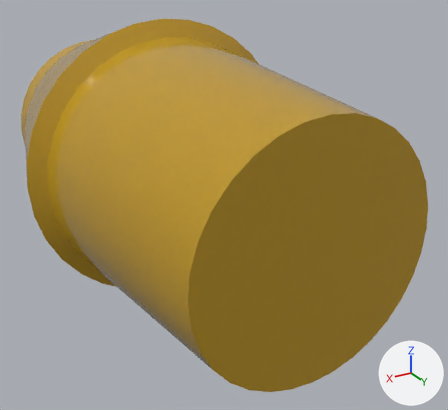
The FBX model Assets/_FBX/RoomObjects/Tools/ToolAbutment.fbx, before and after one commit.
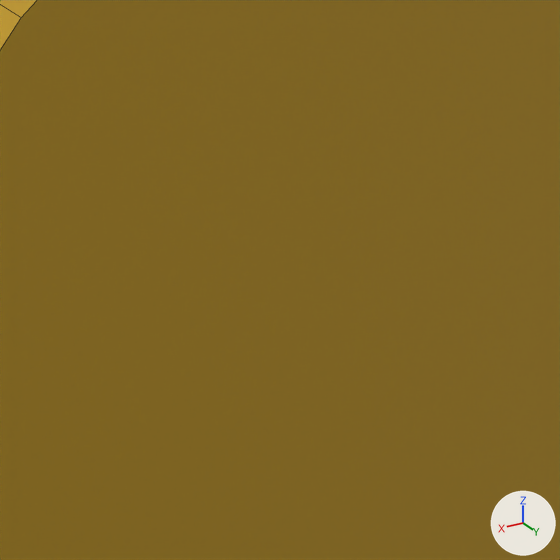
Each version is shown whole from a 50 mm lens placed at (1.00983, 2.26628, 0.961), pointed at (0.99441, 2.24056, 0.94815), then close up on the part from 50% to 84% of the width and 43% to 80% of the height. Every picture has the same lights, and +X, +Y and +Z are marked at lower right. The last two pictures show the newer version. The close-ups show mesh edges as thin lines. Where no turn or scale is listed for an object, it has been applied to the vertices.

Names of what the first close-up shows: 'ToolAbutment'.
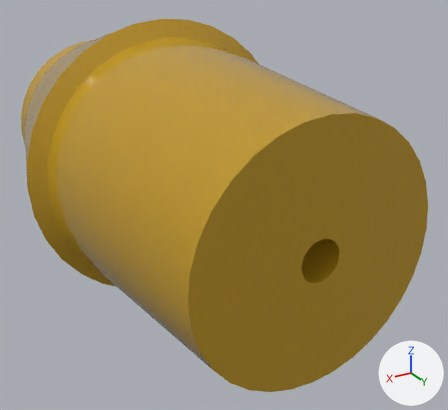
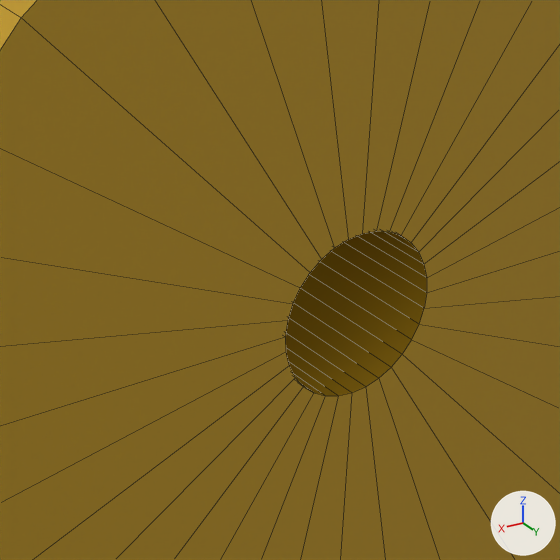
The newer file is also rescaled (x0.657), turned or shifted as a whole; pictures and numbers use the older file's frame.

What differs and where, as boxes [x1, y1, x2, y2] in the close-ups (560 x 560 px):
part 1 of me_mesh_002, cut back: [0, 0, 560, 560] in both

The change, as a list of edits to the scene's bpy script:
```text
Change me_mesh_002:
    used by ob_toolabutment; location = (0.99602, 2.22717, 0.9498)
    remove me_mesh_002.from_pydata(...)  # 224 vertices, 194 faces; spans x -0.0076..0.0076, y 0.0..0.0232, z -0.0076..0.0076
    add me_mesh_002.from_pydata(...)  # 288 vertices, 258 faces; spans x -0.0076..0.0076, y 0.0..0.0232, z -0.0076..0.0076
    me_mesh_002 part 1
    1 face is deleted
    32 vertices are added at x -0.0009..0.0009, y 0.0205, z -0.0009..0.0009
    32 new vertices lie (0.0, 0.0027, 0.0) away from vertices in x -0.0009..0.0009, y 0.0205, z -0.0009..0.0009
    65 new faces join them
```
